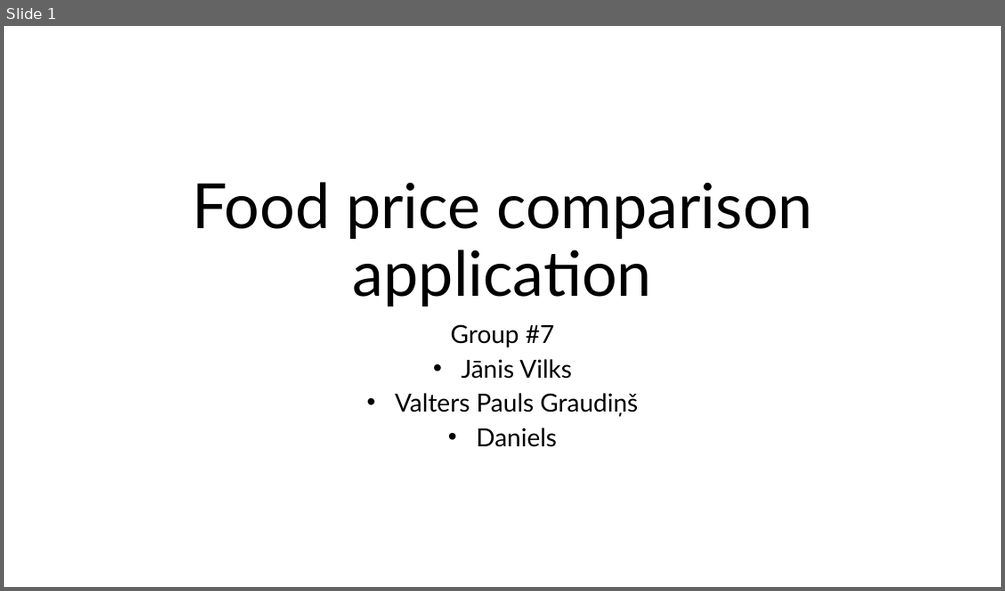
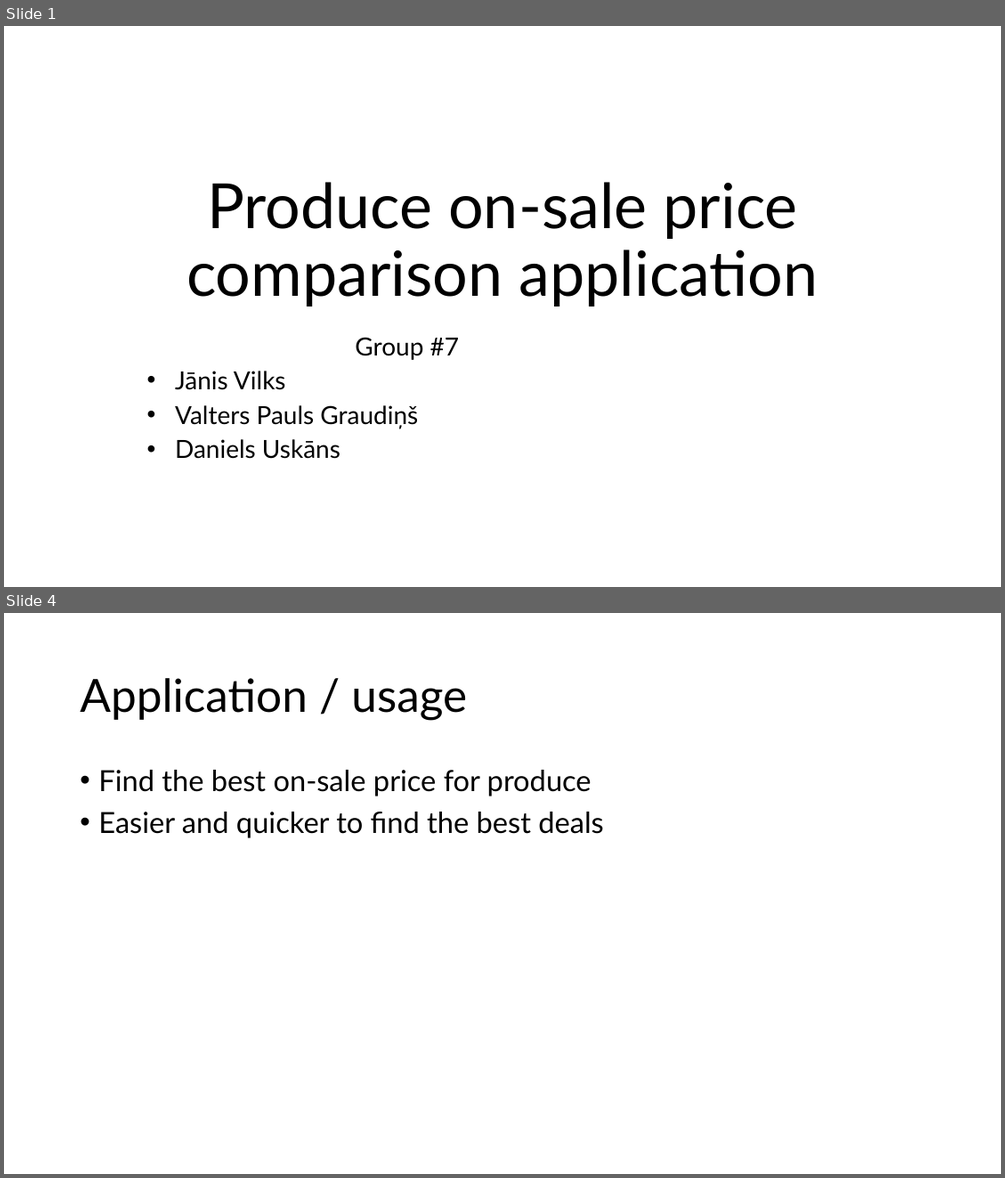
Before and after one commit to xe640/PY-oop, a slide deck: _via_pyuml2026_group07_pw1.pptx. Shown one above the other, each under a label of ours: slide 1 before the commit, slides 1 and 4 after it; the slides between them are not shown. The pictures are 1005x591 and 1005x1178 pixels, drawn with LibreOffice and Linux fonts; fonts in the diff are those of the drawing. Boxes give left, top, right and bottom in pixels: in the first picture for what was removed or moved away, otherwise in the second. Text is boxed around its words. In the diff, an @@ line names an element or a change of style, - is before the commit and + after.

```diff
--- a/_via_pyuml2026_group07_pw1.pptx
+++ b/_via_pyuml2026_group07_pw1.pptx
@@ slide 4 added at [4,613,1001,1174], background #FFFFFF @@
@@ title added at [80,678,467,720], 44 pt, text #000000 @@
+Application / usage
@@ text added at [98,770,604,838], 28 pt, text #000000 @@
+• Find the best on-sale price for produce
+• Easier and quicker to find the best deals
@@ slide 1 changed as well @@
@@ title at [186,182,817,306]: text changed @@
-Food price comparison application
+Produce on-sale price comparison application
@@ subtitle "Group #7": place and size @@
-subtitle "Group #7" at [395,324,638,447]
+subtitle "Group #7" at [175,337,459,459]
@@ subtitle at [175,370,418,429]: alignment centre to left @@
@@ subtitle at [175,439,340,459]: text changed @@
-• Daniels
+• Daniels Uskāns
```
Also in this commit, not shown: 2 other slides changed, 1 other slide added, 2 slides removed, 1 other file.
